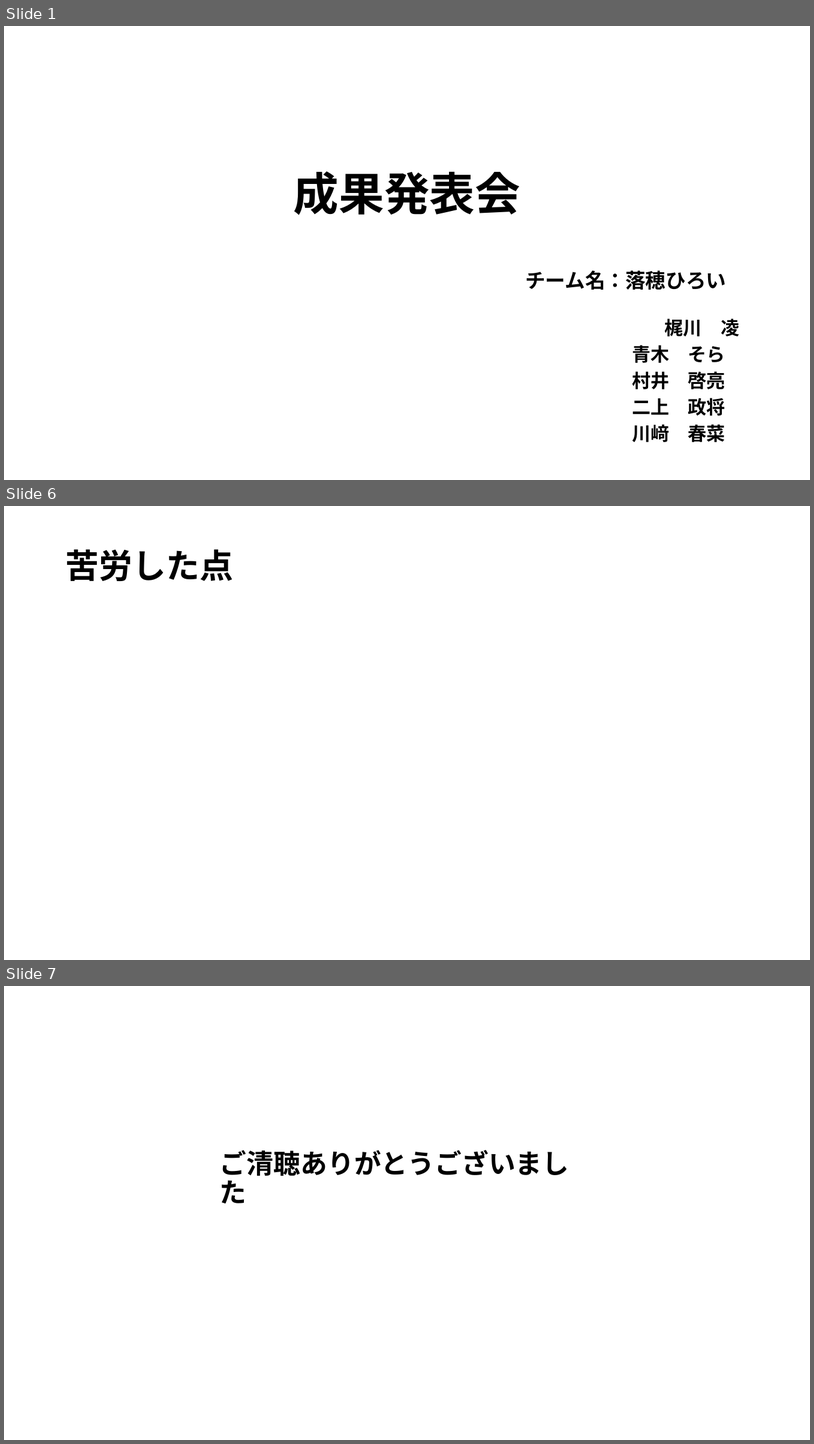
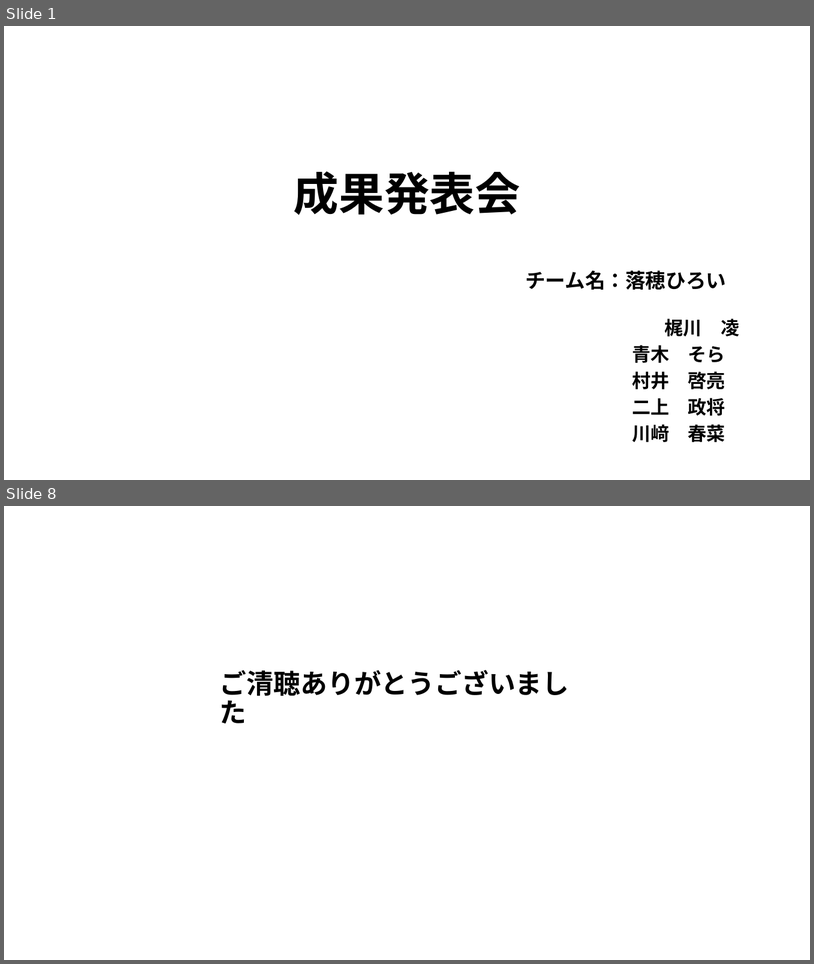
Before and after one commit to plusdojo2025/A5, a slide deck: documents/発表準備/6月成果発表会.pptx. Shown one above the other, each under a label of ours: slides 1, 6 and 7 before the commit, slides 1 and 8 after it; the slides between them are not shown. The pictures are 814x1444 and 814x964 pixels, drawn with LibreOffice and Linux fonts; fonts in the diff are those of the drawing. Boxes give left, top, right and bottom in pixels: in the first picture for what was removed or moved away, otherwise in the second. Text is boxed around its words. In the diff, an @@ line names an element or a change of style, - is before the commit and + after.

```diff
--- a/documents/発表準備/6月成果発表会.pptx
+++ b/documents/発表準備/6月成果発表会.pptx
@@ slide 6 removed at box(4, 506, 810, 960), background #FFFFFF @@
@@ title removed at box(65, 549, 233, 581) @@
-苦労した点
@@ what was slide 7 is now slide 8 @@
```
Also in this commit, not shown: 1 slide changed, 5 slides added, 3 other slides removed, 2 other files.
